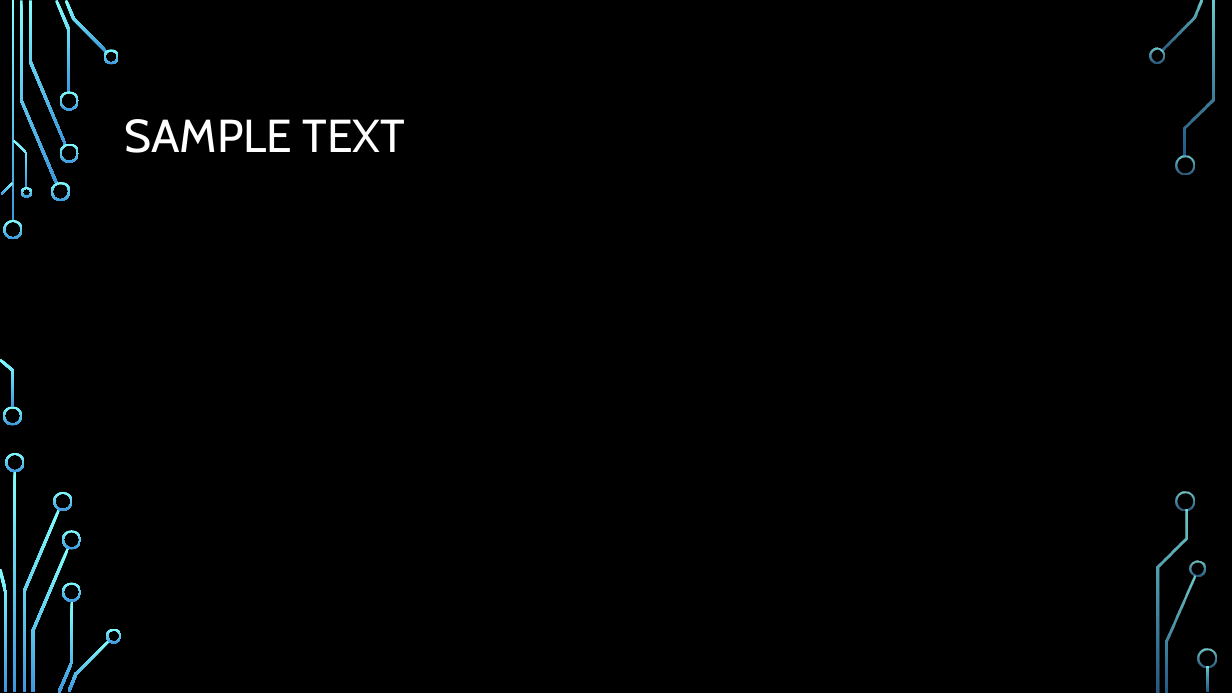
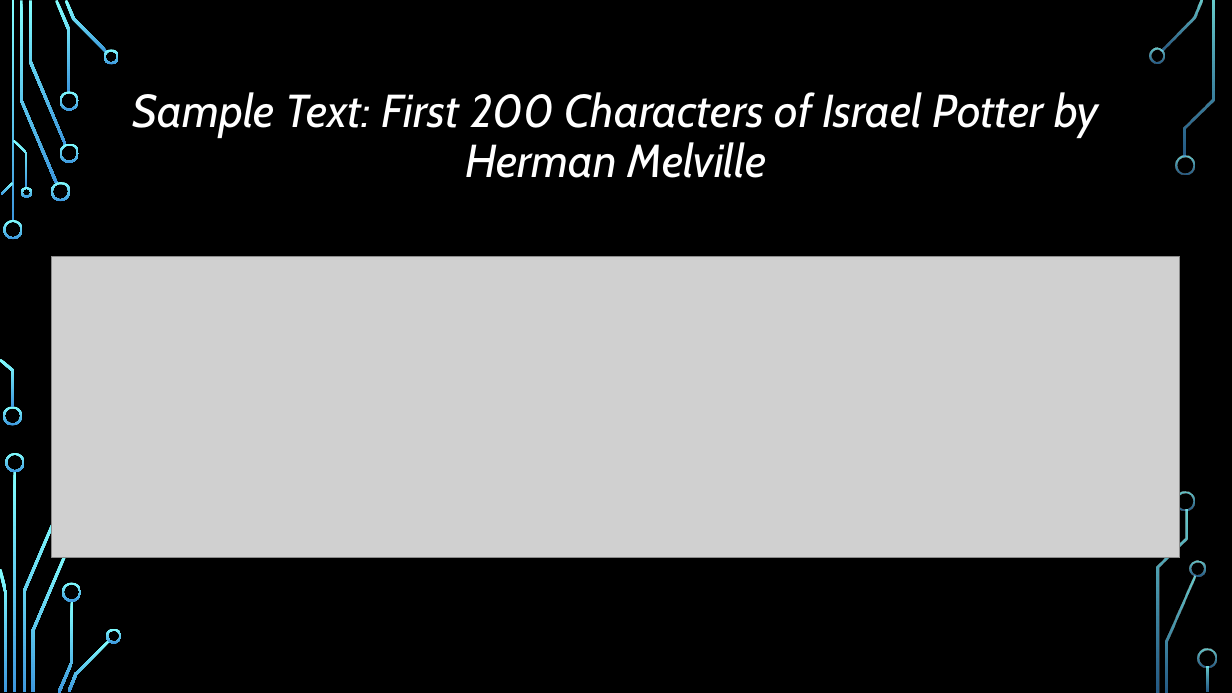
Before and after one commit to ayan1995/Thinkful, a slide deck: slide 7 of Bootcamp/Unit 4 Unsupervised Learning/Unsupervised Learning Capstone/Unsupervised Learning Capstone Presentation.pptx. Drawn at 1232x693 pixels with LibreOffice and Linux fonts; fonts in the diff are those of the drawing; grey boxes stand for pictures; background and template pictures are left out. Boxes give left, top, right and bottom in pixels: in the first picture for what was removed or moved away, otherwise in the second. Text is boxed around its words. In the diff, an @@ line names an element or a change of style, - is before the commit and + after.

```diff
--- a/Bootcamp/Unit 4 Unsupervised Learning/Unsupervised Learning Capstone/Unsupervised Learning Capstone Presentation.pptx
+++ b/Bootcamp/Unit 4 Unsupervised Learning/Unsupervised Learning Capstone/Unsupervised Learning Capstone Presentation.pptx
@@ title at (x1=132, y1=92, x2=1099, y2=178): text changed; italic on @@
-SAMPLE TEXT
+Sample Text: First 200 Characters of Israel Potter by Herman Melville
@@ picture added at (x1=52, y1=256, x2=1180, y2=557) @@
@@ freeform shape removed at (x1=62, y1=531, x2=81, y2=550) @@
```
Also in this commit, not shown: 12 other slides changed, 5 slides added, 4 slides removed, 2 other files.
